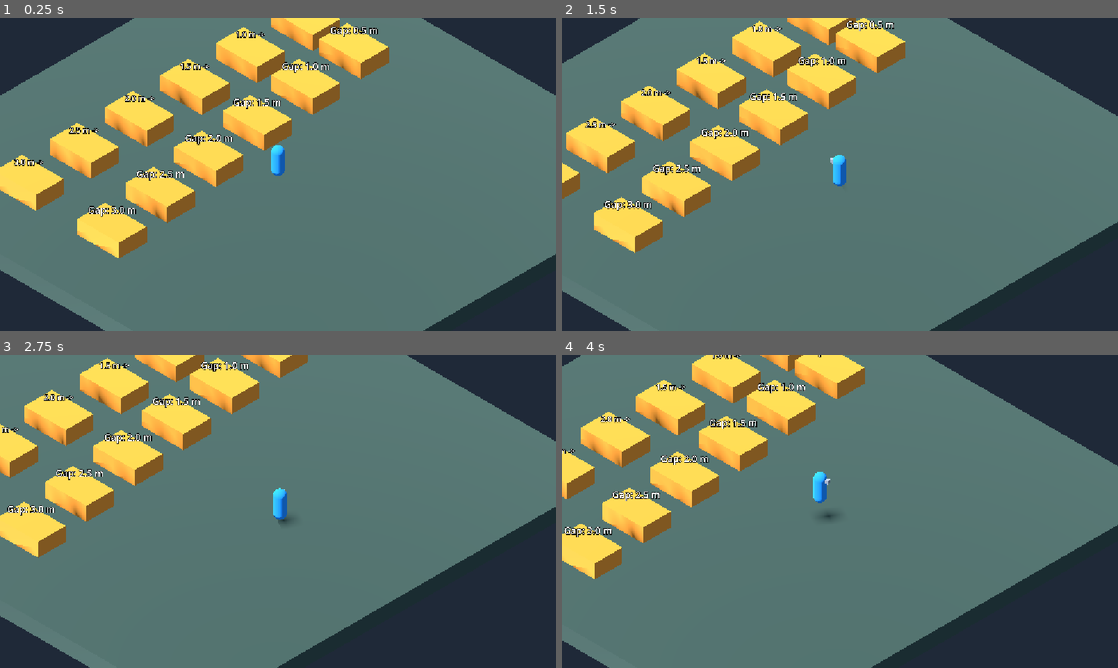
Above: before the commit, frames 1-4 (two rows, left to right).
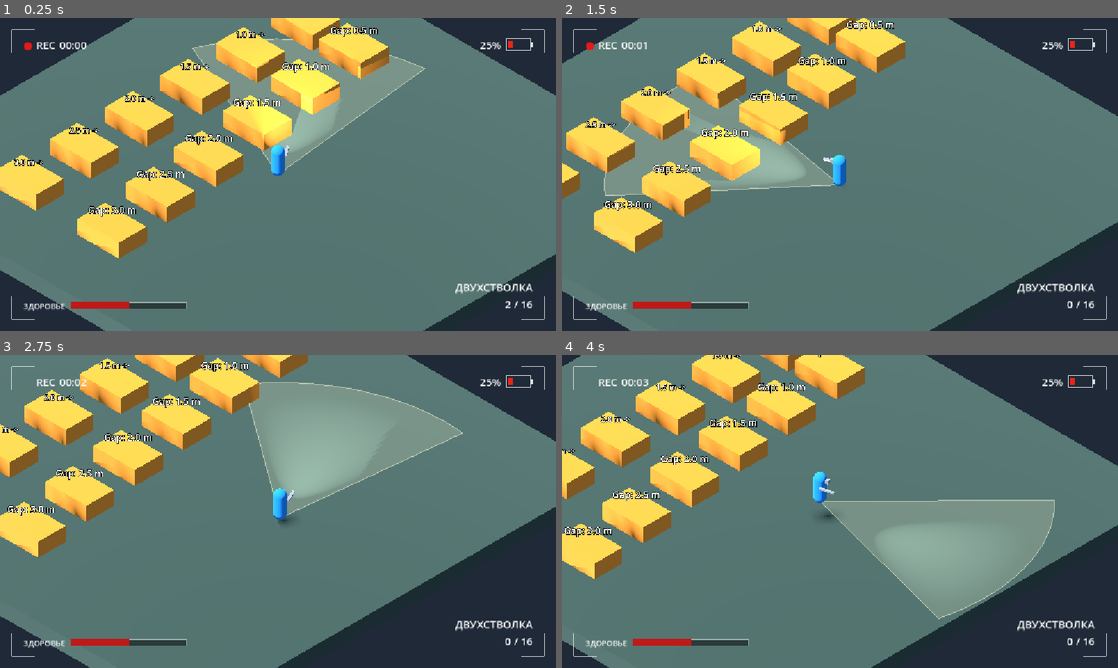
Above: after the commit, the same moments.

Repository: AnckerStudios/the-camera-game
Game: Godot game, scene res://scene/misha_v1.tscn
Two runs of this game, one before a commit and one after it. Both use one fixed random seed, a clock stepped at 60 frames per second and the inputs below.
Inputs (mouse positions are in pixels of both pictures, inside the frame that each line leads up to):
- Up to frame 1 (0.25 s): no input
- Up to frame 2 (1.5 s): move the mouse to (962, 158) at 0.52 s; hold D (move_right) 0.53-1.28 s; hold Right mouse button (alt_fire) 0.53-1.28 s; tap Space (jump) at 0.77 s; move the mouse to (728, 190) at 1.27 s; hold S (move_backward) from 1.28 s (still down); tap Shift (dash) at 1.35 s
- Up to frame 3 (2.75 s): tap Space (jump) at 1.52 s; move the mouse to (333, 442) at 2.02 s; release S (move_backward) at 2.03 s; press the mouse at (333, 442) at 2.03 s; hold D (move_right) from 2.03 s (still down)
- Up to frame 4 (4 s): move the mouse to (812, 574) at 2.77 s; release D (move_right) at 2.78 s; release the mouse at (812, 574) at 2.78 s; hold W (move_forward) 2.78-3.53 s; tap Q (weapon_next) at 2.85 s; tap Space (jump) at 3.02, 3.77 s; move the mouse to (1006, 558) at 3.52 s; hold A (move_left) from 3.53 s (still down); hold Mouse wheel up (weapon_prev) from 3.53 s (still down)

The runs differ from the first frame. In frame 1, 7.2% of the frame differs, in the area x 2-98%, y 3-97%; in frame 2, 7.3%; in frame 3, 11%; in frame 4, 11%.

Commit message:
ребейз сцен

Diff:
--- /dev/null
+++ b/gamelogic/view_cone.gd
@@ -0,0 +1,66 @@
+extends Node3D
+## Конус видимости, направленный вдоль локальной оси -Z.
+
+@export_range(10.0, 180.0) var cone_angle := 60.0
+@export var cone_range := 12.0
+@export var cone_color := Color(1.0, 1.0, 0.85, 0.2)
+@export var cone_edge_color := Color(1.0, 1.0, 0.85, 0.5)
+
+const CONE_SEGMENTS := 32
+const CONE_FLOOR_OFFSET := 0.02
+
+func _ready() -> void:
+	add_child(_create_cone_mesh())
+	add_child(_create_cone_light())
+
+func _create_cone_mesh() -> MeshInstance3D:
+	var y := CONE_FLOOR_OFFSET
+	var origin := Vector3(0.0, y, 0.0)
+	var half := deg_to_rad(cone_angle) / 2.0
+	var arc: Array[Vector3] = []
+	for i in CONE_SEGMENTS + 1:
+		var a := lerpf(-half, half, float(i) / CONE_SEGMENTS)
+		arc.append(Vector3(sin(a) * cone_range, y, -cos(a) * cone_range))
+
+	var mesh := ImmediateMesh.new()
+	mesh.surface_begin(Mesh.PRIMITIVE_TRIANGLES)
+	mesh.surface_set_color(cone_color)
+	for i in CONE_SEGMENTS:
+		mesh.surface_add_vertex(origin)
+		mesh.surface_add_vertex(arc[i + 1])
+		mesh.surface_add_vertex(arc[i])
+	mesh.surface_end()
+
+	mesh.surface_begin(Mesh.PRIMITIVE_LINE_STRIP)
+	mesh.surface_set_color(cone_edge_color)
+	mesh.surface_add_vertex(origin)
+	for point in arc:
+		mesh.surface_add_vertex(point)
+	mesh.surface_add_vertex(origin)
+	mesh.surface_end()
+
+	var material := StandardMaterial3D.new()
+	material.shading_mode = BaseMaterial3D.SHADING_MODE_UNSHADED
+	material.transparency = BaseMaterial3D.TRANSPARENCY_ALPHA
+	material.vertex_color_use_as_albedo = true
+	material.cull_mode = BaseMaterial3D.CULL_DISABLED
+
+	var cone := MeshInstance3D.new()
+	cone.name = "ViewCone"
+	cone.mesh = mesh
+	cone.material_override = material
+	cone.cast_shadow = GeometryInstance3D.SHADOW_CASTING_SETTING_OFF
+	return cone
+
+
+## Свет камеры в пределах конуса: видно, что попадает в кадр, и препятствия отбрасывают тени.
+func _create_cone_light() -> SpotLight3D:
+	var light := SpotLight3D.new()
+	light.name = "ViewConeLight"
+	light.position.y = 1.1
+	light.spot_angle = cone_angle / 2.0
+	light.spot_range = cone_range
+	light.spot_attenuation = 0.5
+	light.light_energy = 3.0
+	light.shadow_enabled = true
+	return light
--- a/scene/misha_v1.tscn
+++ b/scene/misha_v1.tscn
@@ -1,7 +1,8 @@
 [gd_scene format=3 uid="uid://bxdcha54yasv4"]
 
-[ext_resource type="PackedScene" path="res://scene/player.tscn" id="1"]
+[ext_resource type="PackedScene" uid="uid://kmwuw8pmi1bl" path="res://scene/player.tscn" id="1"]
 [ext_resource type="Script" uid="uid://depwexin4lwf1" path="res://gamelogic/isometric_camera.gd" id="2"]
+[ext_resource type="PackedScene" uid="uid://chrnas5w2mwst" path="res://ui/hud/hud.tscn" id="7_hud"]
 
 [sub_resource type="Environment" id="Environment"]
 background_mode = 1
@@ -266,3 +267,5 @@
 [node name="Mesh" type="MeshInstance3D" parent="JumpTests/Launch5" unique_id=1522260372]
 material_override = SubResource("TestPlatformMaterial")
 mesh = SubResource("TestPlatformMesh")
+
+[node name="HUD" parent="." unique_id=1458729086 instance=ExtResource("7_hud")]
--- a/scene/player.tscn
+++ b/scene/player.tscn
@@ -3,6 +3,11 @@
 [ext_resource type="Script" uid="uid://gy7452mj1qim" path="res://gamelogic/player.gd" id="1"]
 [ext_resource type="Script" uid="uid://cujtymrprn44a" path="res://gamelogic/player_input.gd" id="2"]
 [ext_resource type="Script" uid="uid://camxira84elhg" path="res://gamelogic/mouse_tracker.gd" id="3"]
+
+[ext_resource type="Script" path="res://gamelogic/weapon/weapon_holder.gd" id="4_holder"]
+[ext_resource type="PackedScene" path="res://gamelogic/weapon/weapon_double_shotgun.tscn" id="5_shotgun"]
+[ext_resource type="PackedScene" path="res://gamelogic/weapon/weapon_revolver.tscn" id="6_revolver"]
+[ext_resource type="PackedScene" path="res://scene/view_cone.tscn" id="7_cone"]
 
 [sub_resource type="CapsuleShape3D" id="Shape"]
 radius = 0.35
@@ -42,3 +47,13 @@
 [node name="MouseTracker" type="Node" parent="." unique_id=2016091666 node_paths=PackedStringArray("target")]
 script = ExtResource("3")
 target = NodePath("..")
+
+[node name="WeaponHolder" type="Node3D" parent="Visual"]
+position = Vector3(0.35, 1.1, -0.15)
+script = ExtResource("4_holder")
+
+[node name="WeaponDoubleShotgun" parent="Visual/WeaponHolder" instance=ExtResource("5_shotgun")]
+
+[node name="WeaponRevolver" parent="Visual/WeaponHolder" instance=ExtResource("6_revolver")]
+
+[node name="ViewCone" parent="Visual" instance=ExtResource("7_cone")]
--- /dev/null
+++ b/scene/view_cone.tscn
@@ -0,0 +1,6 @@
+[gd_scene load_steps=2 format=3]
+
+[ext_resource type="Script" path="res://gamelogic/view_cone.gd" id="1"]
+
+[node name="ViewCone" type="Node3D"]
+script = ExtResource("1")
--- a/scene/weapon_test.gd
+++ b/scene/weapon_test.gd
@@ -9,25 +9,30 @@
 @export var cone_color := Color(1.0, 1.0, 0.85, 0.2)
 @export var cone_edge_color := Color(1.0, 1.0, 0.85, 0.5)
 
+const MouseTracker = preload("res://gamelogic/mouse_tracker.gd")
+
 const CONE_SEGMENTS := 32
 const CONE_FLOOR_OFFSET := 0.02
 
-@onready var _camera: Camera3D = $Camera3D
 @onready var _holder: Node3D = $WeaponHolder
 
 
 func _ready() -> void:
+	var tracker := MouseTracker.new()
+	tracker.name = &"MouseTracker"
+	tracker.target = _holder
+	tracker.target_changed.connect(_on_mouse_target_changed)
+	add_child(tracker)
 	_holder.add_child(_create_cone_mesh())
 	_holder.add_child(_create_cone_light())
 
 
-func _process(_delta: float) -> void:
-	var mouse := get_viewport().get_mouse_position()
-	var floor_plane := Plane(Vector3.UP, _holder.global_position.y)
-	var point = floor_plane.intersects_ray(_camera.project_ray_origin(mouse), _camera.project_ray_normal(mouse))
-	if point != null and not _holder.global_position.is_equal_approx(point):
-		_holder.look_at(point, Vector3.UP)
-
+## Получает мировую точку от общего адаптера курсора.
+func _on_mouse_target_changed(world_position: Vector3) -> void:
+	var direction := world_position - _holder.global_position
+	direction.y = 0.0
+	if direction.length_squared() > 0.0001:
+		_holder.look_at(_holder.global_position + direction, Vector3.UP)
 
 ## Плоский сектор на полу: полупрозрачная заливка и контур. Смотрит вдоль -Z держателя.
 func _create_cone_mesh() -> MeshInstance3D:
Not shown, added: gamelogic/view_cone.gd.uid
Not shown: 1 places in scene/weapon_test.tscn that only renumber resources
